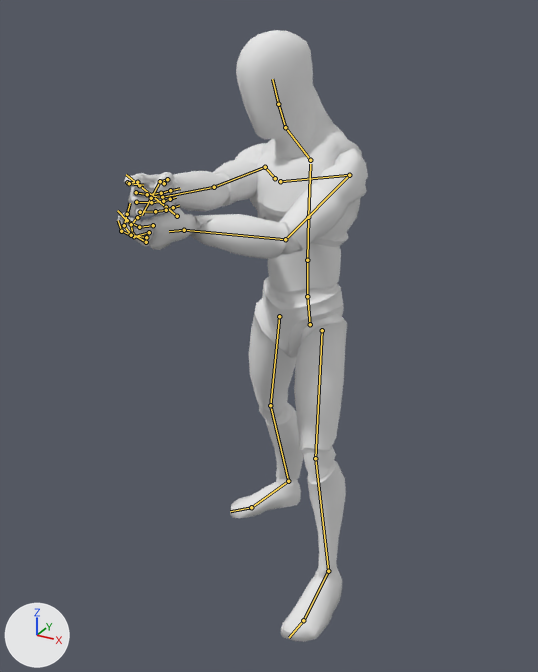
An edit to the glTF model client/public/models/metaverse/characters/mesh2motion-humanoid-canonical-animations.glb, drawn before and after from the same camera.
Camera for both pictures: a 50 mm camera at (0.978, -1.969, 1.832) aimed at (-0.039, -0.119, 0.907). Arrows for +X, +Y and +Z are at lower left; the lights stay in place. The first picture is the older version. Both versions are drawn at frame 13 of the action 'interact'; the numbers are the values there. The bones that change, and the others that lie on the model, are drawn over the model as lines.
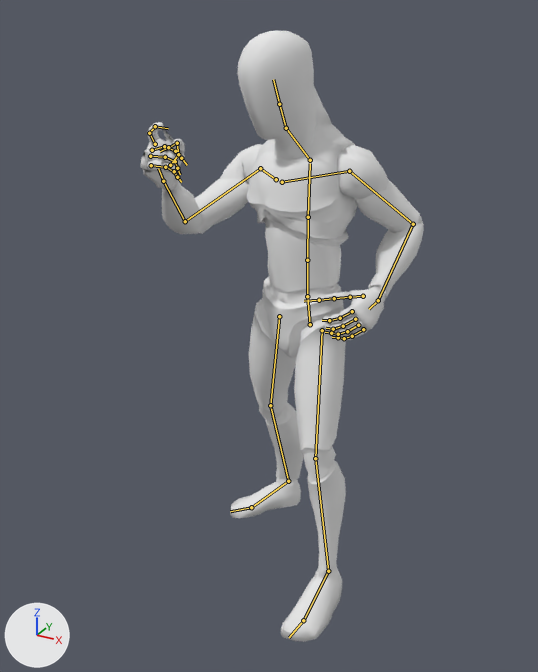
Location of each change, [x1, y1, x2, y2] in pixels of the pictures (538 x 672 px):
'Mesh_0', posed (13% wider): before [117, 30, 368, 642]; after [141, 30, 424, 642]
bone 'spine_03', root to tip: before (308, 217) to (310, 164); after (308, 217) to (310, 163)
bone 'clavicle_l', root to tip: before (280, 181) to (349, 175); after (282, 182) to (349, 171)
bone 'upperarm_l', root to tip: before (349, 175) to (285, 239); after (349, 171) to (413, 224)
bone 'lowerarm_l', root to tip: before (285, 239) to (184, 230); after (413, 224) to (378, 300)
bone 'hand_l', root to tip: before (184, 230) to (169, 231); after (378, 300) to (369, 309)
bone 'index_01_l', root to tip: before (153, 225) to (139, 227); after (352, 311) to (340, 318)
bone 'index_02_l', root to tip: before (139, 227) to (127, 220); after (340, 318) to (329, 320)
bone 'middle_01_l', root to tip: before (149, 232) to (134, 236); after (355, 319) to (343, 326)
bone 'middle_02_l', root to tip: before (134, 236) to (121, 231); after (343, 326) to (333, 329)
bone 'middle_03_l', root to tip: before (121, 231) to (118, 220); after (333, 329) to (326, 328)
bone 'pinky_01_l', root to tip: before (146, 242) to (132, 234); after (363, 329) to (352, 336)
bone 'pinky_02_l', root to tip: before (132, 234) to (131, 224); after (352, 336) to (344, 338)
bone 'ring_01_l', root to tip: before (146, 237) to (131, 235); after (358, 325) to (347, 331)
bone 'ring_02_l', root to tip: before (131, 235) to (124, 225); after (347, 331) to (338, 334)
bone 'ring_03_l', root to tip: before (124, 225) to (127, 214); after (338, 334) to (331, 333)
bone 'upperarm_r', root to tip: before (265, 167) to (214, 187); after (260, 168) to (185, 221)
bone 'lowerarm_r', root to tip: before (214, 187) to (162, 197); after (185, 221) to (163, 181)
bone 'hand_r', root to tip: before (162, 197) to (151, 196); after (163, 181) to (158, 168)

What the commit changed:
Bone 'spine_02' (bone_spine_02) turns from (10, -6, -2) to (10, -5, -2) degrees about its own x, y and z.
Bone 'spine_03' (bone_spine_03) turns from (10, -18, -3) to (9, -14, -3) degrees about its own x, y and z.
Bone 'clavicle_l' (bone_clavicle_l) turns from (-9, 5, 22) to (-9, 6, 30) degrees about its own x, y and z.
Bone 'upperarm_l' (bone_upperarm_l) turns from (89, 19, -5) to (-31, -10, -43) degrees about its own x, y and z.
Bone 'lowerarm_l' (bone_lowerarm_l) turns from (46, -31, 2) to (90, 38, -1) degrees about its own x, y and z.
Bone 'hand_l' (bone_hand_l) turns from (-55, -64, 75) to (28, -5, 3) degrees about its own x, y and z.
Bone 'index_01_l' (bone_index_01_l) turns from (0, 0, 0) to (32, 0, 0) degrees about its own x, y and z.
Bone 'index_02_l' (bone_index_02_l) turns from (41, 0, 0) to (32, 0, 0) degrees about its own x, y and z.
Bone 'middle_01_l' (bone_middle_01_l) turns from (0, 0, -11) to (32, 0, 0) degrees about its own x, y and z.
Bone 'middle_02_l' (bone_middle_02_l) turns from (48, 4, 0) to (32, 0, 0) degrees about its own x, y and z.
Bone 'middle_03_l' (bone_middle_03_l) turns from (53, 0, 0) to (32, 0, 0) degrees about its own x, y and z.
Bone 'pinky_01_l' (bone_pinky_01_l) turns from (54, 4, -7) to (32, 0, 0) degrees about its own x, y and z.
Bone 'pinky_02_l' (bone_pinky_02_l) turns from (50, -16, 0) to (32, 0, 0) degrees about its own x, y and z.
Bone 'ring_01_l' (bone_ring_01_l) turns from (36, 7, -21) to (32, 0, 0) degrees about its own x, y and z.
Bone 'ring_02_l' (bone_ring_02_l) turns from (42, -24, 0) to (32, 0, 0) degrees about its own x, y and z.
Bone 'ring_03_l' (bone_ring_03_l) turns from (53, 0, 0) to (32, 0, 0) degrees about its own x, y and z.
Bone 'upperarm_r' (bone_upperarm_r) turns from (103, 6, -18) to (49, -14, 10) degrees about its own x, y and z.
Bone 'lowerarm_r' (bone_lowerarm_r) turns from (4, 58, -5) to (91, 37, -3) degrees about its own x, y and z.
Bone 'hand_r' (bone_hand_r) turns from (8, 39, -2) to (11, 54, -9) degrees about its own x, y and z.
